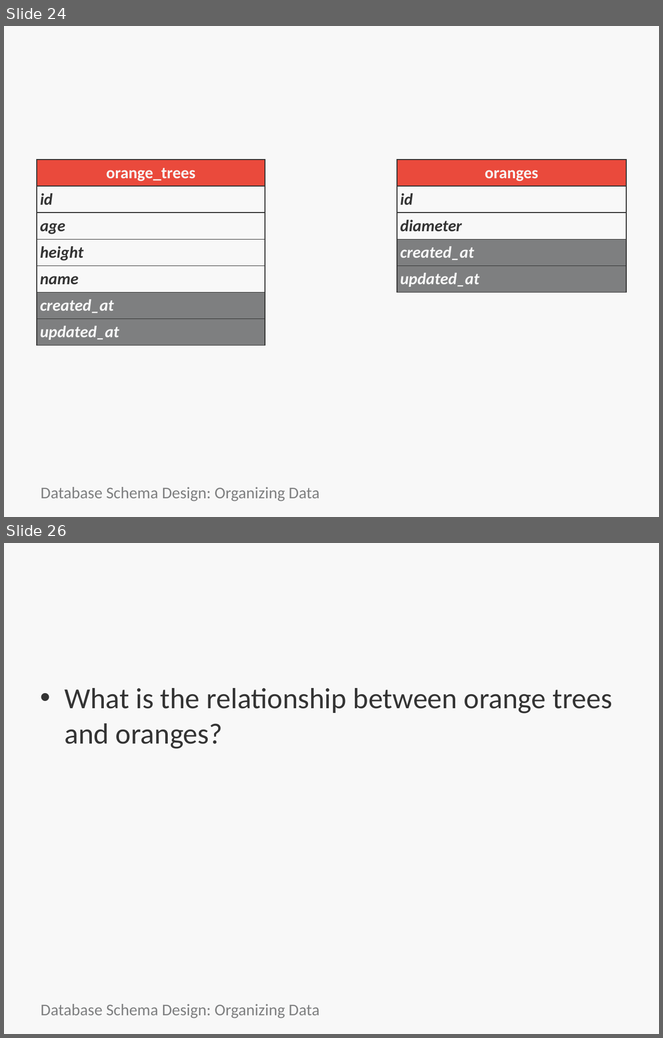
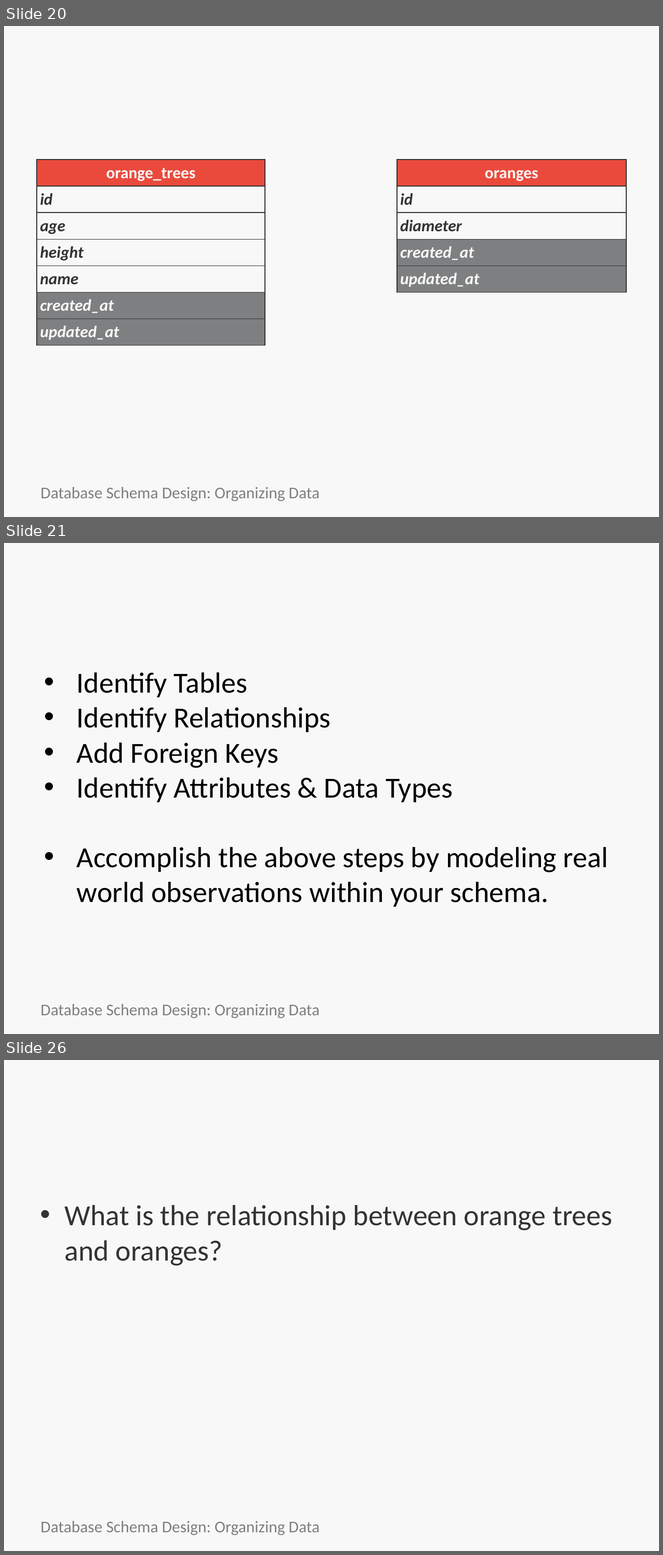
Before and after one commit to bootcoder/sql_schema_design_basics, a slide deck: HTC-schema-sql.pptx. Shown one above the other, each under a label of ours: slides 24 and 26 before the commit, slides 20, 21 and 26 after it; the slides between them are not shown. The pictures are 663x1038 and 663x1555 pixels, drawn with LibreOffice and Linux fonts; fonts in the diff are those of the drawing; background and template pictures are left out. Boxes give left, top, right and bottom in pixels: in the first picture for what was removed or moved away, otherwise in the second. Text is boxed around its words. In the diff, an @@ line names an element or a change of style, - is before the commit and + after.

```diff
--- a/HTC-schema-sql.pptx
+++ b/HTC-schema-sql.pptx
@@ slide 21 added at <box>4,543,659,1034</box>, background picture (left out) @@
@@ title added at <box>37,551,626,633</box>, 44 pt, text #F8F8F8, bold @@
+Schema Design WorkFlow
@@ text added at <box>77,672,608,907</box>, 32 pt, text #000000 @@
+• Identify Tables
+• Identify Relationships
+• Add Foreign Keys
+• Identify Attributes & Data Types
+• Accomplish the above steps by modeling real world observations within your schema.
@@ text added at <box>40,1004,320,1019</box>, 18 pt, text #7E7F80 @@
+Database Schema Design: Organizing Data
@@ what was slide 24 is now slide 20 @@
```
Also in this commit, not shown: 10 slides changed, 3 other slides added, 4 slides removed.
